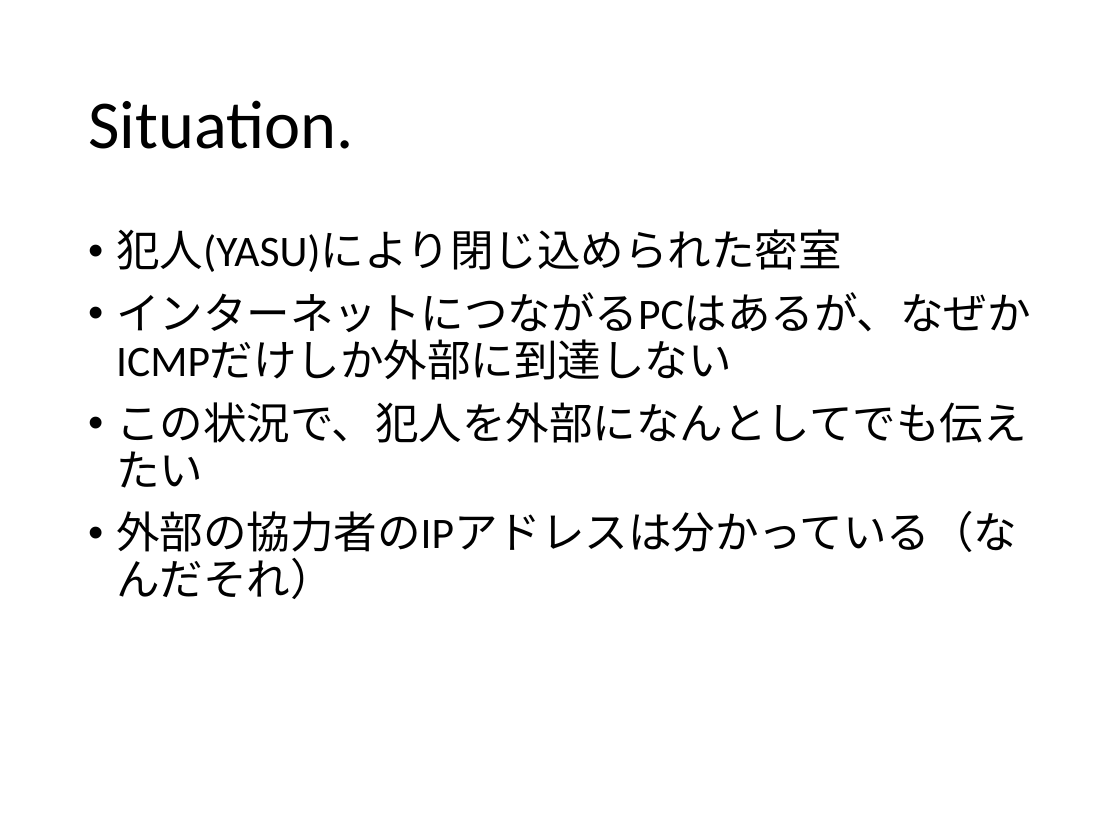
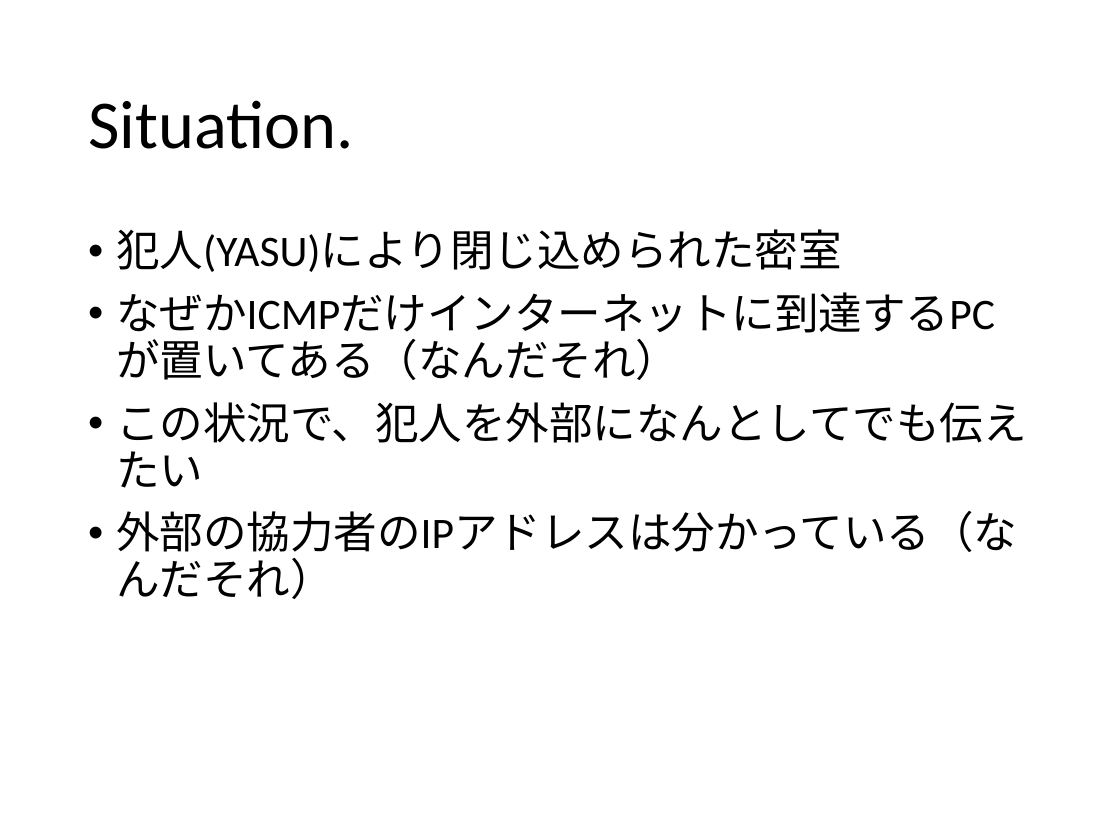
Before and after one commit to ozuma/sumida_sec, a slide deck: slide 4 of 2015-no.2/ppt/00_ozuma.pptx (slide 3 before the commit). Drawn at 1120x840 pixels with LibreOffice and Linux fonts; fonts in the diff are those of the drawing. Boxes give left, top, right and bottom in pixels: in the first picture for what was removed or moved away, otherwise in the second. Text is boxed around its words. In the diff, an @@ line names an element or a change of style, - is before the commit and + after.

```diff
--- a/2015-no.2/ppt/00_ozuma.pptx
+++ b/2015-no.2/ppt/00_ozuma.pptx
@@ text at (116,292,995,380): text changed @@
-• インターネットにつながるPCはあるが、なぜかICMPだけしか外部に到達しない
+• なぜかICMPだけインターネットに到達するPCが置いてある（なんだそれ）
```
Also in this commit, not shown: 1 other slide changed, 5 slides added, 2 other files.
